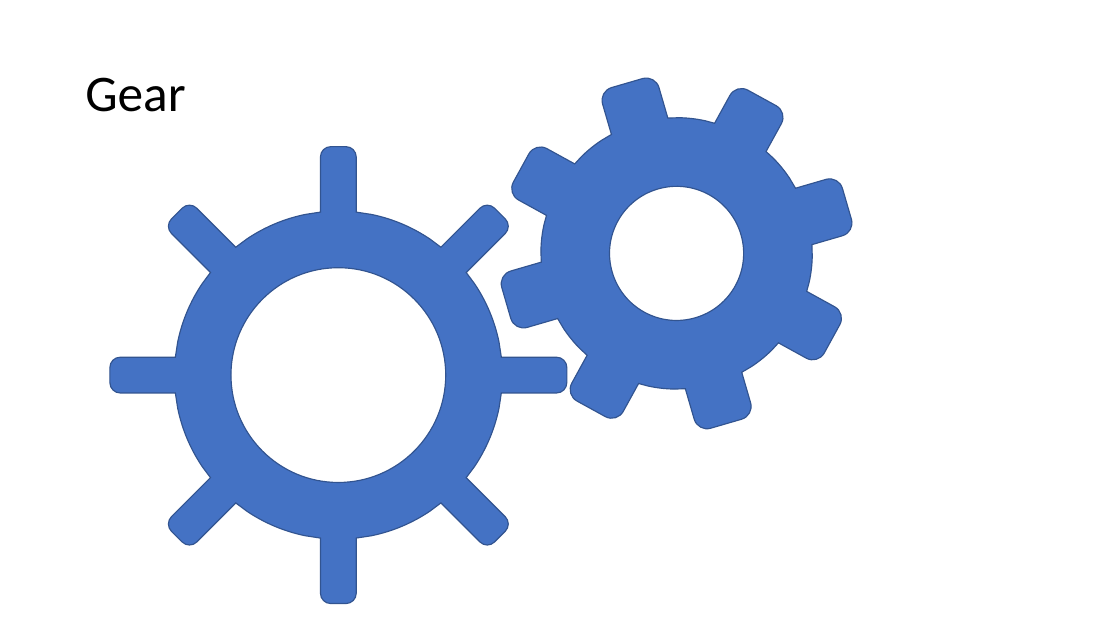
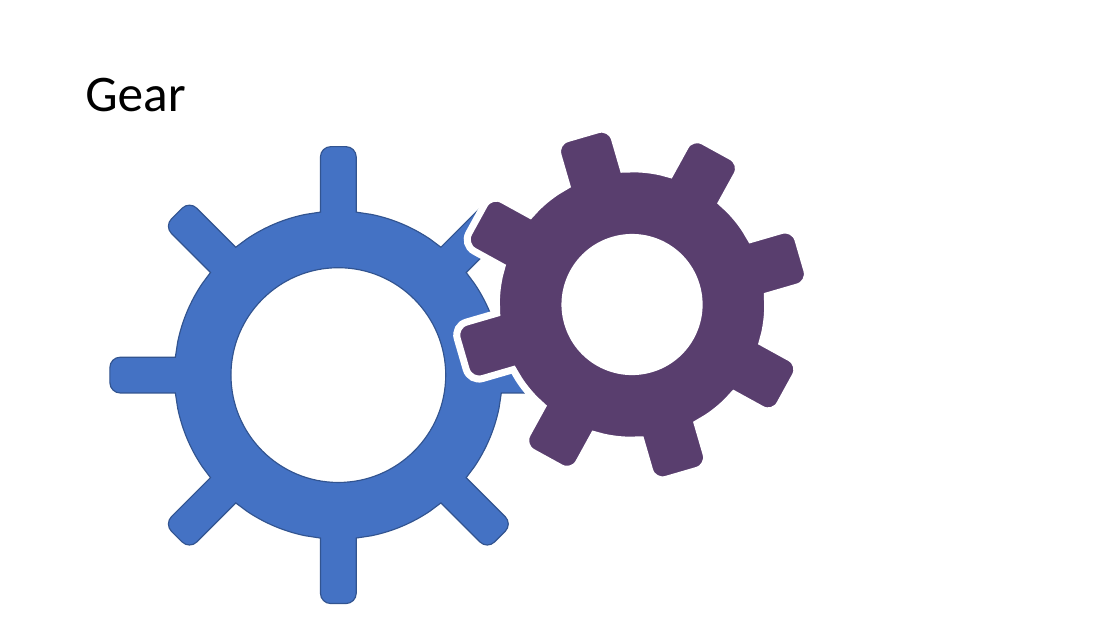
Before and after one commit to MillerMark/CodeRushed-1, a slide deck: slide 3 of Design Notes/Game 1 - Vector Artwork.pptx. Drawn at 1120x630 pixels with LibreOffice and Linux fonts; fonts in the diff are those of the drawing. Boxes give left, top, right and bottom in pixels: in the first picture for what was removed or moved away, otherwise in the second. Text is boxed around its words. In the diff, an @@ line names an element or a change of style, - is before the commit and + after.

```diff
--- a/Design Notes/Game 1 - Vector Artwork.pptx
+++ b/Design Notes/Game 1 - Vector Artwork.pptx
@@ freeform shape: place and size @@
-freeform shape at [457, 33, 896, 473]
+freeform shape at [412, 84, 852, 524]
@@ freeform shape at [412, 84, 852, 524]: fill #4472C4 to #593E6E; outline #325491 1 pt to #FFFFFF 6 pt @@
```
Also in this commit, not shown: 1 other slide changed, 15 other files.
